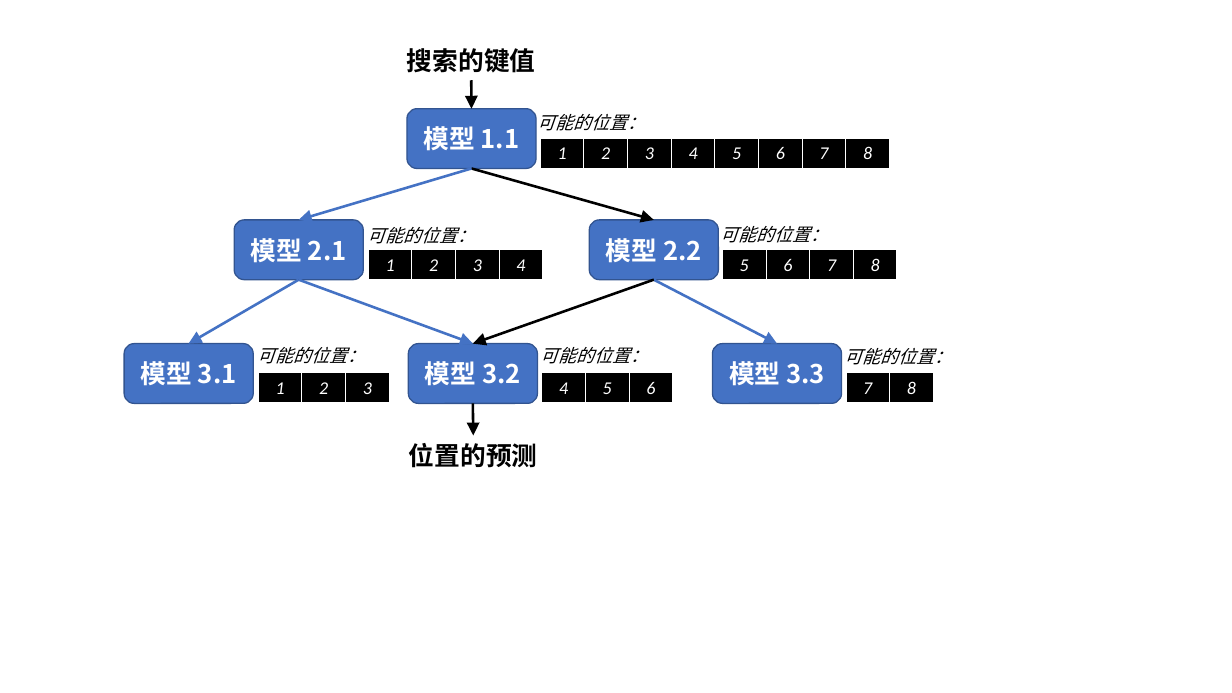
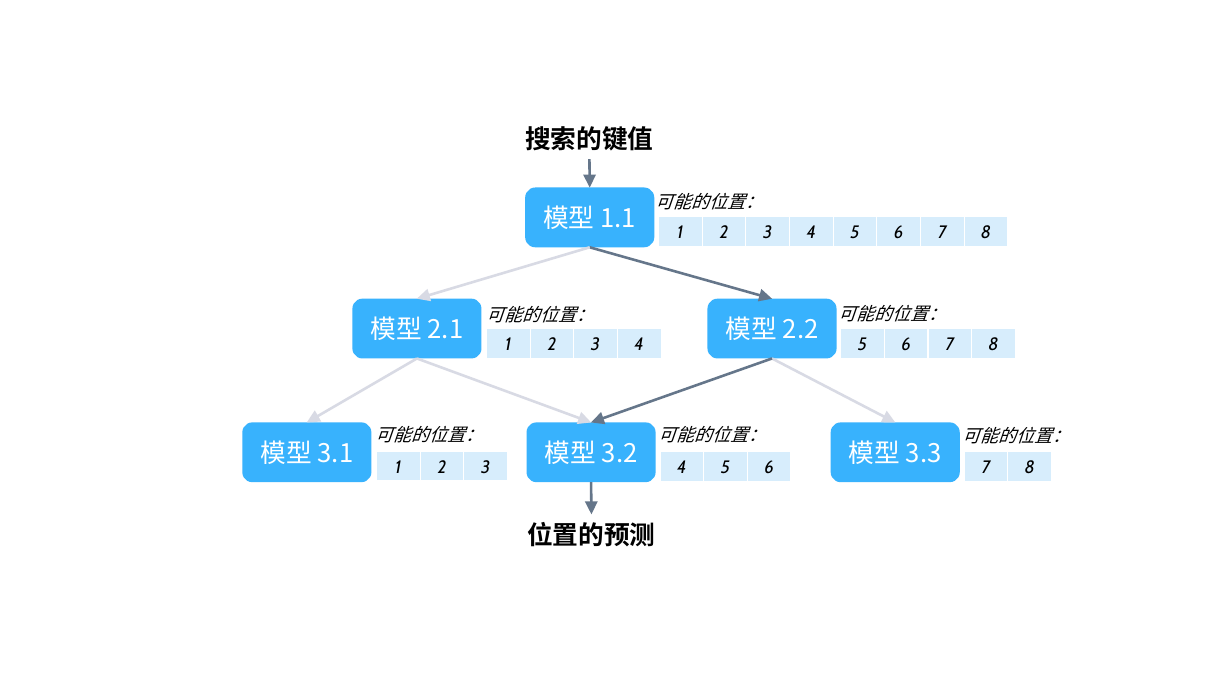
Before and after one commit to microsoft/AI-System, a slide deck: slide 2 of Textbook/第13章-人工智能优化计算机系统/figs.pptx. Drawn at 1232x693 pixels with LibreOffice and Linux fonts; fonts in the diff are those of the drawing. Boxes give left, top, right and bottom in pixels: in the first picture for what was removed or moved away, otherwise in the second. Text is boxed around its words. In the diff, an @@ line names an element or a change of style, - is before the commit and + after.

```diff
--- a/Textbook/第13章-人工智能优化计算机系统/figs.pptx
+++ b/Textbook/第13章-人工智能优化计算机系统/figs.pptx
@@ arrow (590, 159) - (590, 188): stroke #000000 2 pt to #65768A 2 pt @@
@@ table at (x1=659, y1=217, x2=1006, y2=248) @@
@@ fill #000000 to #D7EDFC in row 1 @@
@@ font Calibri to Cabin, text colour #FFFFFF to #000000 @@
@@ arrow (590, 248) - (417, 299): stroke #4472C4 2 pt to #D8DAE4 2 pt @@
@@ arrow (590, 248) - (773, 299): stroke #000000 2 pt to #65768A 2 pt @@
@@ table at (x1=486, y1=329, x2=660, y2=360) @@
@@ fill #000000 to #D7EDFC in row 1 @@
@@ font Calibri to Cabin, text colour #FFFFFF to #000000 @@
@@ table moved from (x1=369, y1=250, x2=543, y2=281) to (x1=486, y1=329, x2=660, y2=360) @@
@@ table at (x1=841, y1=329, x2=1015, y2=360) @@
@@ fill #000000 to #D7EDFC in row 1 @@
@@ font Calibri to Cabin, text colour #FFFFFF to #000000 @@
@@ arrow (417, 359) - (307, 422): stroke #4472C4 2 pt to #D8DAE4 2 pt @@
@@ arrow (417, 359) - (592, 422): stroke #4472C4 2 pt to #D8DAE4 2 pt @@
@@ arrow (773, 359) - (592, 422): stroke #000000 2 pt to #65768A 2 pt @@
@@ arrow (773, 359) - (896, 422): stroke #4472C4 2 pt to #D8DAE4 2 pt @@
@@ bold off; fill #4472C4 to #38B2FD; outline #325491 1 pt to none in 6 elements at (x1=525, y1=188, x2=654, y2=248), (x1=352, y1=299, x2=482, y2=359), (x1=708, y1=299, x2=837, y2=359), (x1=242, y1=422, x2=372, y2=482), (x1=527, y1=422, x2=656, y2=482), (x1=831, y1=422, x2=960, y2=482) @@
@@ table moved from (x1=259, y1=372, x2=389, y2=403) to (x1=376, y1=451, x2=506, y2=482) @@
@@ table at (x1=376, y1=451, x2=506, y2=482) @@
@@ fill #000000 to #D7EDFC in row 1 @@
@@ font Calibri to Cabin, text colour #FFFFFF to #000000 @@
@@ table at (x1=660, y1=451, x2=790, y2=482) @@
@@ fill #000000 to #D7EDFC in row 1 @@
@@ font Calibri to Cabin, text colour #FFFFFF to #000000 @@
@@ table at (x1=965, y1=451, x2=1052, y2=482) @@
@@ fill #000000 to #D7EDFC in row 1 @@
@@ font Calibri to Cabin, text colour #FFFFFF to #000000 @@
@@ 8 texts, 8 arrows, 6 rounded rectangles, 4 tables moved together from (x1=124, y1=48, x2=953, y2=468) to (x1=242, y1=126, x2=1071, y2=547) @@
@@ arrow (592, 482) - (592, 515): stroke #000000 2 pt to #65768A 2 pt @@
```
Also in this commit, not shown: 2 other slides changed, 5 other files.
